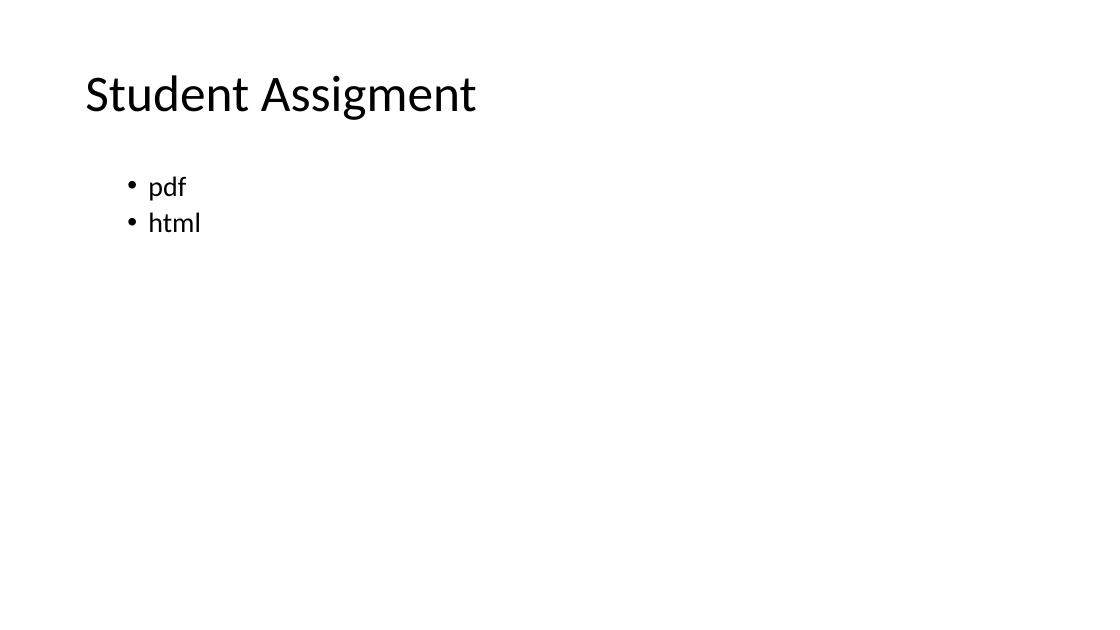
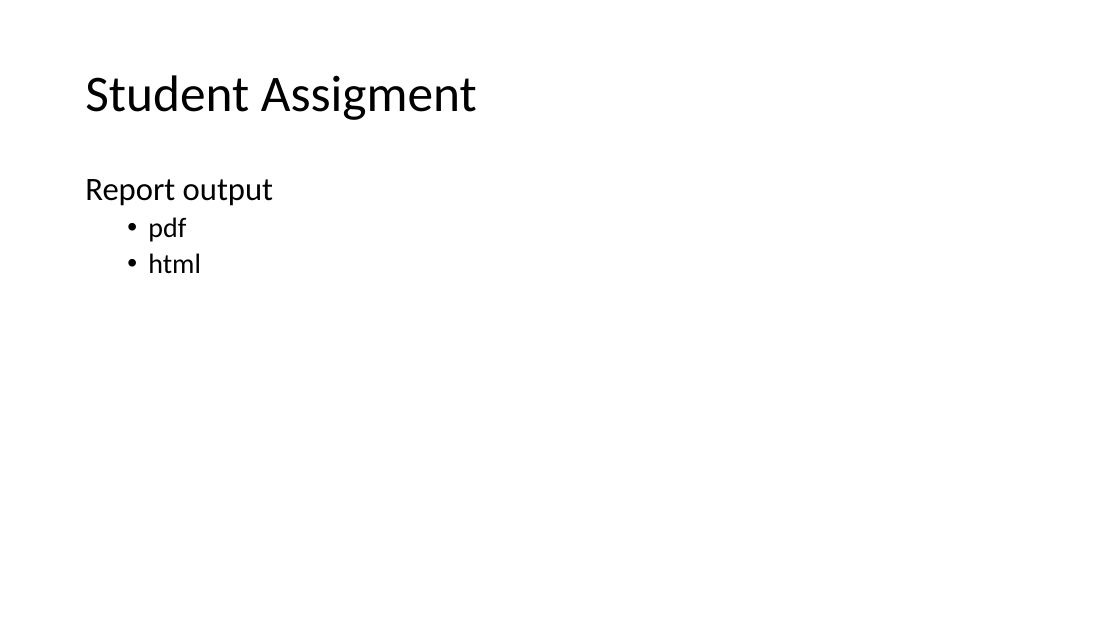
Before and after one commit to MohdAzmiSuliman/PHClassWRMD, a slide deck: slide 20 of PHClassWRMd.pptx (slide 19 before the commit). Drawn at 1120x630 pixels with LibreOffice and Linux fonts; fonts in the diff are those of the drawing; background and template pictures are left out. Boxes give left, top, right and bottom in pixels: in the first picture for what was removed or moved away, otherwise in the second. Text is boxed around its words. In the diff, an @@ line names an element or a change of style, - is before the commit and + after.

```diff
--- a/PHClassWRMd.pptx
+++ b/PHClassWRMd.pptx
@@ text at (x1=85, y1=179, x2=273, y2=206): paragraph added @@
+Report output
```
Also in this commit, not shown: 5 other slides changed, 3 slides added, 2 slides removed, 9 other files.
